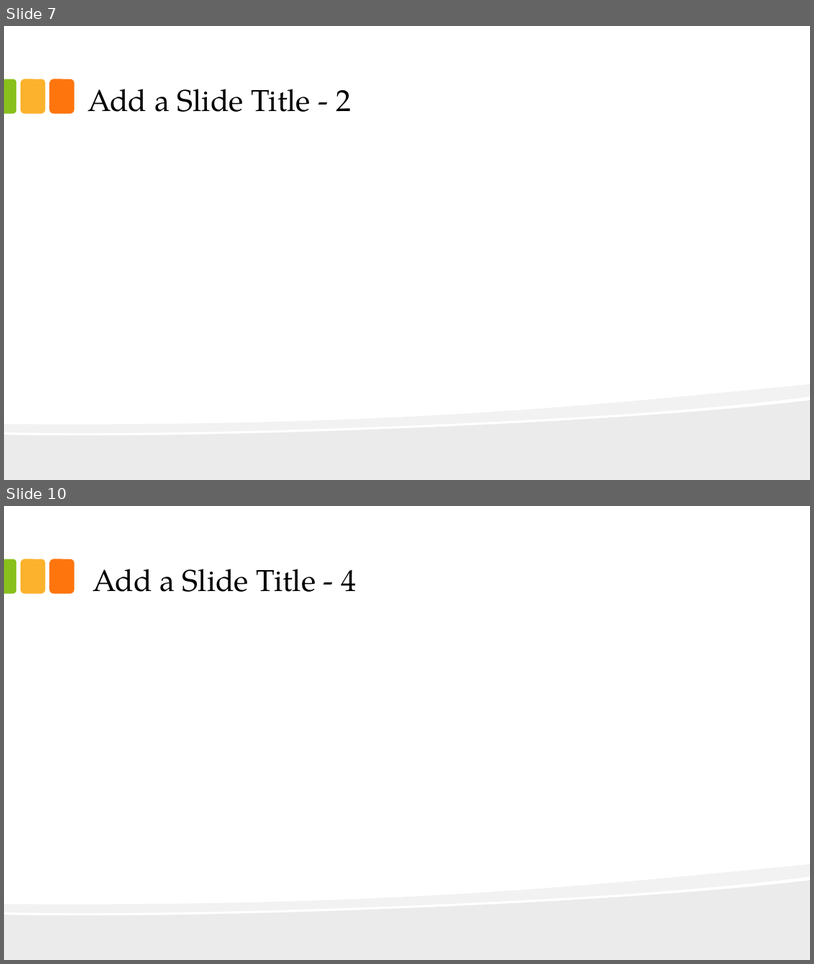
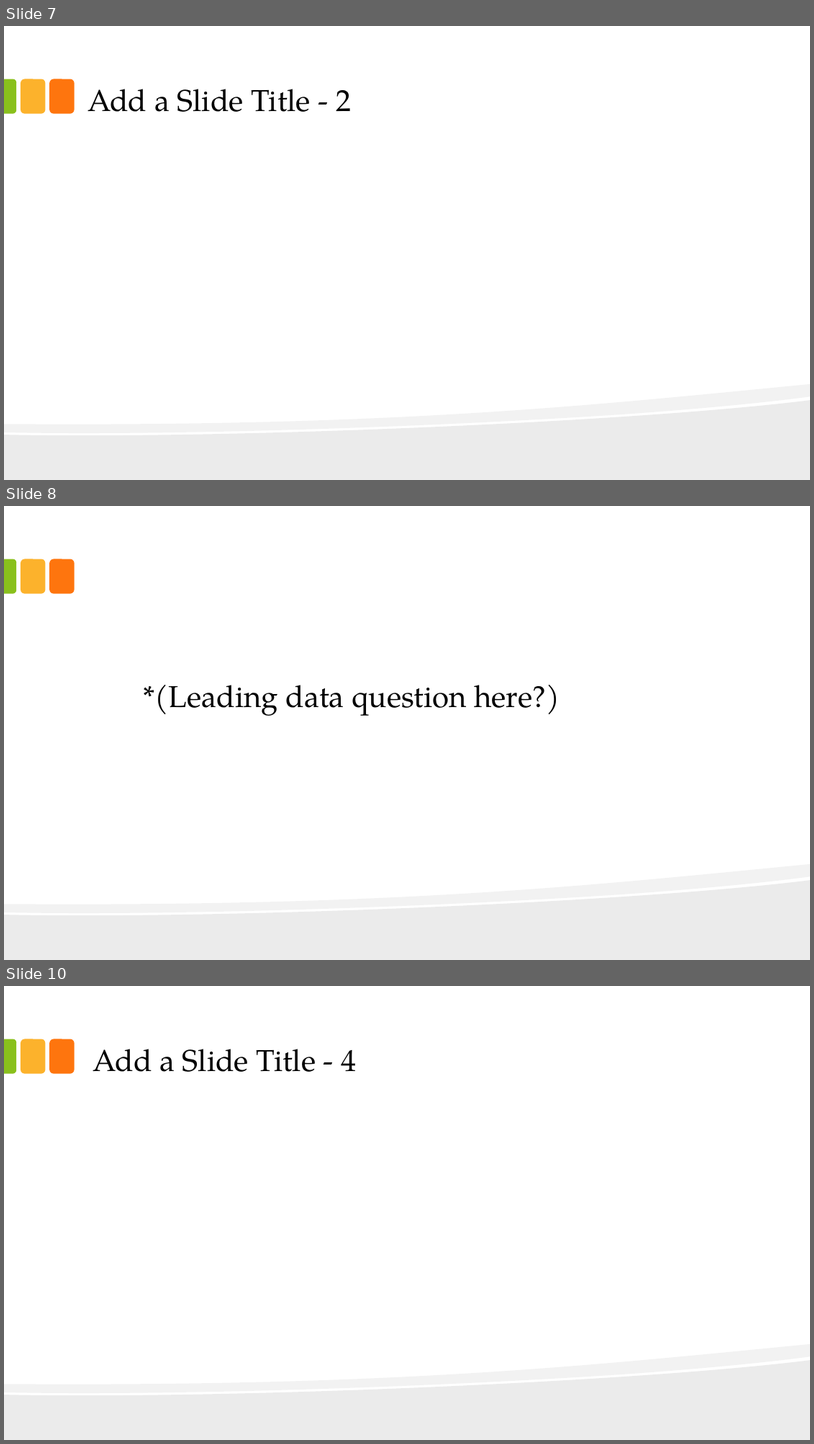
Before and after one commit to MaGoodman12/Food-Insecurity-in-Low-Income-TN-Counties, a slide deck: Capstone Presentation.pptx. Shown one above the other, each under a label of ours: slides 7 and 10 before the commit, slides 7, 8 and 10 after it; the slides between them are not shown. The pictures are 814x964 and 814x1444 pixels, drawn with LibreOffice and Linux fonts; fonts in the diff are those of the drawing. Boxes give left, top, right and bottom in pixels: in the first picture for what was removed or moved away, otherwise in the second. Text is boxed around its words. In the diff, an @@ line names an element or a change of style, - is before the commit and + after.

```diff
--- a/Capstone Presentation.pptx
+++ b/Capstone Presentation.pptx
@@ slide 8 added at bbox=[4, 506, 810, 960], background #FFFFFF; not listed: 5 template elements that a slide beside it also shows @@
@@ title added at bbox=[143, 685, 560, 716], 36 pt, text #000000 @@
+*(Leading data question here?)
```
Also in this commit, not shown: 1 slide changed, 1 slide removed, 4 other files.
